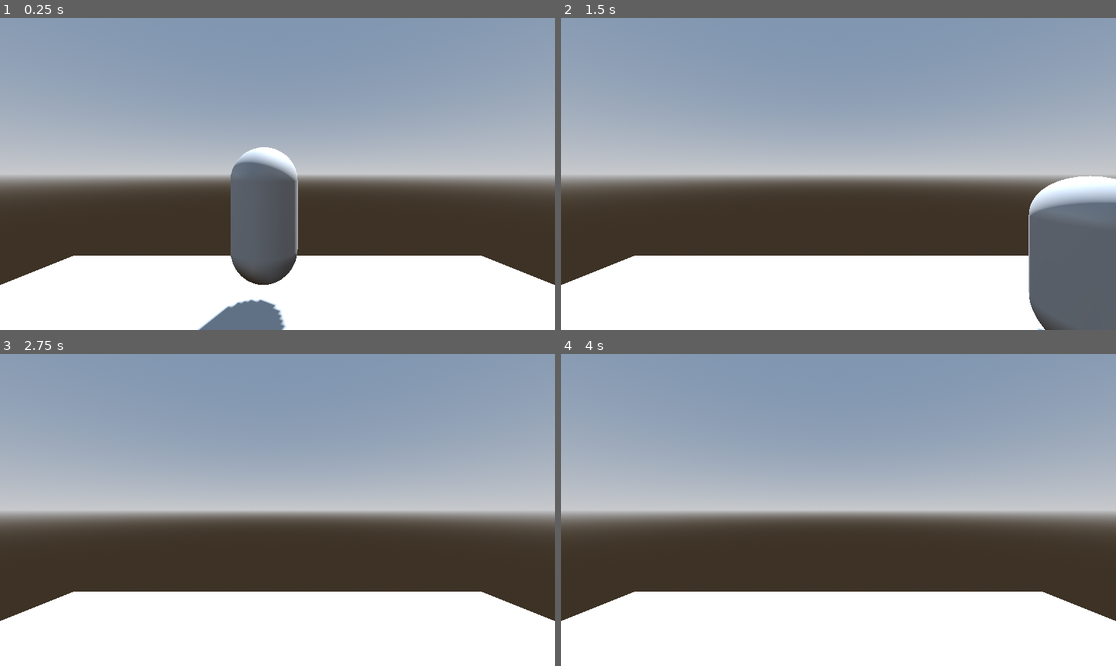
Above: before the commit, frames 1-4 (two rows, left to right).
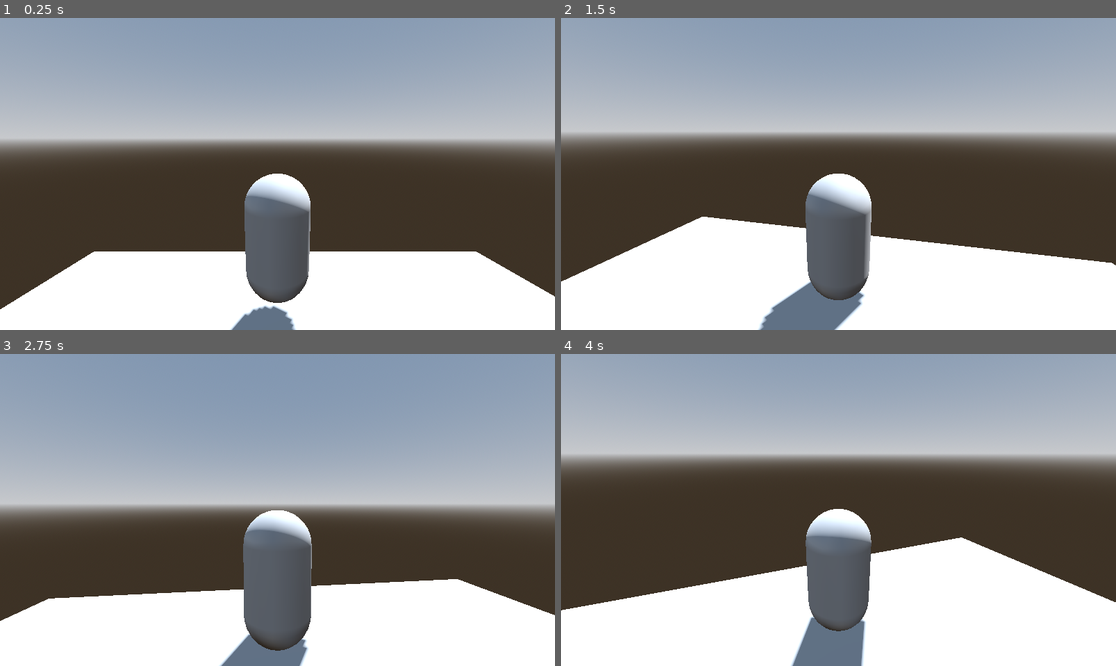
Above: after the commit, the same moments.

Repository: jtorbett23/WildJam69
Game: Godot game, scene res://level.tscn
Same seed, same stepped clock (60 frames per second), same inputs: the game is played once before the commit and once after it. Before the commit the project has no main scene; this scene is started directly in both runs.
Inputs (mouse positions are in pixels of both pictures, inside the frame that each line leads up to):
- Up to frame 1 (0.25 s): no input
- Up to frame 2 (1.5 s): move the mouse to (960, 158) at 0.52 s; hold Right (ui_right) 0.53-1.28 s; move the mouse to (727, 189) at 1.27 s; hold Down (ui_down) from 1.28 s (still down)
- Up to frame 3 (2.75 s): tap Enter at 2 s; move the mouse to (333, 441) at 2.02 s; release Down (ui_down) at 2.03 s; hold Right (ui_right) from 2.03 s (still down)
- Up to frame 4 (4 s): tap Space at 2.75 s; move the mouse to (810, 572) at 2.77 s; release Right (ui_right) at 2.78 s; hold Up (ui_up) 2.78-3.53 s; tap Enter at 3.5 s; move the mouse to (1005, 556) at 3.52 s; hold Left (ui_left) from 3.53 s (still down)

The runs differ from the first frame. In frame 1, 27% of the frame differs, in the area x 0-100%, y 28-100%; in frame 2, 44%; in frame 3, 12%; in frame 4, 50%, in the area x 0-100%, y 15-100%.

Commit message:
add camera controls

Diff:
--- a/Player.gd
+++ b/Player.gd
@@ -3,16 +3,42 @@
 @export var speed = 4.0
 var gravity = ProjectSettings.get_setting("physics/3d/default_gravity")
 
+var mouse_sensitivity : float = 0.001
+var twist_input : float = 0.0
+var pitch_input : float = 0.0
 
-func _physics_process(delta):
-	velocity.y -= gravity * delta
+@onready var twist_pivot : Node3D = $TwistPivot
+@onready var pitch_pivot : Node3D = $TwistPivot/PitchPivot
+
+func _ready() -> void:
+	Input.set_mouse_mode(Input.MOUSE_MODE_CAPTURED)
+
+func _physics_process(delta) -> void:
+	if not is_on_floor():
+		velocity.y -= gravity * delta
 	get_input()
 	move_and_slide()
 
+	if Input.is_action_pressed("ui_cancel"):
+		Input.set_mouse_mode(Input.MOUSE_MODE_VISIBLE)
 
-func get_input():
+	twist_pivot.rotate_y(twist_input)
+	pitch_pivot.rotate_x(pitch_input)
+	pitch_pivot.rotation.x = clamp(pitch_pivot.rotation.x, deg_to_rad(-30), deg_to_rad(30))
+	twist_input = 0.0
+	pitch_input = 0.0
+
+func get_input() -> void:
 	var vy = velocity.y
 	velocity = Vector3.ZERO
-	velocity.x += Input.get_axis("ui_left", "ui_right") * speed
-	velocity.z += Input.get_axis("ui_up", "ui_down") * speed
+	var input_dir : Vector2 = Input.get_vector("left","right","forward", "back")
+	var direction : Vector3 = (twist_pivot.basis * Vector3(input_dir.x, 0, input_dir.y)).normalized()
+	if direction:
+		velocity.x = direction.x * speed
+		velocity.z = direction.z * speed
 	velocity.y = vy
+func _unhandled_input(event : InputEvent) -> void:
+	if event is InputEventMouseMotion:
+		if Input.get_mouse_mode() == Input.MOUSE_MODE_CAPTURED:
+			twist_input = - event.relative.x * mouse_sensitivity
+			pitch_input = - event.relative.y * mouse_sensitivity
--- a/level.tscn
+++ b/level.tscn
@@ -29,9 +29,6 @@
 transform = Transform3D(-0.866025, -0.433013, 0.25, 0, 0.5, 0.866025, -0.5, 0.75, -0.433013, 0, 0, 0)
 shadow_enabled = true
 
-[node name="Camera3D" type="Camera3D" parent="."]
-transform = Transform3D(1, 0, 0, 0, 1, 0, 0, 0, 1, 0, 2, 0)
-
 [node name="MeshInstance3D" type="MeshInstance3D" parent="."]
 mesh = SubResource("PlaneMesh_qu8ql")
 
--- a/player.tscn
+++ b/player.tscn
@@ -15,3 +15,12 @@
 
 [node name="CollisionShape3D" type="CollisionShape3D" parent="."]
 shape = SubResource("ConvexPolygonShape3D_5881g")
+
+[node name="TwistPivot" type="Node3D" parent="."]
+transform = Transform3D(1, 0, 0, 0, 1, 0, 0, 0, 1, 0, 1, 0)
+
+[node name="PitchPivot" type="Node3D" parent="TwistPivot"]
+transform = Transform3D(1, 0, 0, 0, 0.984808, 0.173648, 0, -0.173648, 0.984808, 0, 0, 0)
+
+[node name="Camera3D" type="Camera3D" parent="TwistPivot/PitchPivot"]
+transform = Transform3D(1, 0, 0, 0, 1, 0, 0, 0, 1, 0, 0, 3)
--- a/project.godot
+++ b/project.godot
@@ -11,6 +11,7 @@
 [application]
 
 config/name="WildJam69"
+run/main_scene="res://level.tscn"
 config/features=PackedStringArray("4.2", "GL Compatibility")
 config/icon="res://icon.svg"
 
@@ -18,6 +19,29 @@
 
 window/size/mode=3
 
+[input]
+
+forward={
+"deadzone": 0.5,
+"events": [Object(InputEventKey,"resource_local_to_scene":false,"resource_name":"","device":-1,"window_id":0,"alt_pressed":false,"shift_pressed":false,"ctrl_pressed":false,"meta_pressed":false,"pressed":false,"keycode":0,"physical_keycode":87,"key_label":0,"unicode":119,"echo":false,"script":null)
+]
+}
+back={
+"deadzone": 0.5,
+"events": [Object(InputEventKey,"resource_local_to_scene":false,"resource_name":"","device":-1,"window_id":0,"alt_pressed":false,"shift_pressed":false,"ctrl_pressed":false,"meta_pressed":false,"pressed":false,"keycode":0,"physical_keycode":83,"key_label":0,"unicode":115,"echo":false,"script":null)
+]
+}
+left={
+"deadzone": 0.5,
+"events": [Object(InputEventKey,"resource_local_to_scene":false,"resource_name":"","device":-1,"window_id":0,"alt_pressed":false,"shift_pressed":false,"ctrl_pressed":false,"meta_pressed":false,"pressed":false,"keycode":0,"physical_keycode":65,"key_label":0,"unicode":97,"echo":false,"script":null)
+]
+}
+right={
+"deadzone": 0.5,
+"events": [Object(InputEventKey,"resource_local_to_scene":false,"resource_name":"","device":-1,"window_id":0,"alt_pressed":false,"shift_pressed":false,"ctrl_pressed":false,"meta_pressed":false,"pressed":false,"keycode":0,"physical_keycode":68,"key_label":0,"unicode":100,"echo":false,"script":null)
+]
+}
+
 [rendering]
 
 renderer/rendering_method="gl_compatibility"
